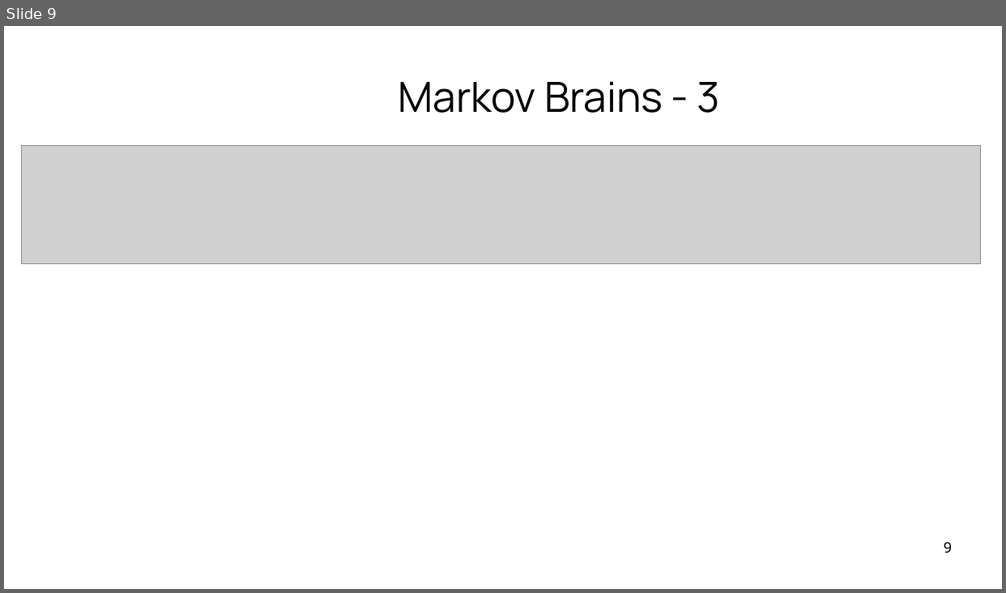
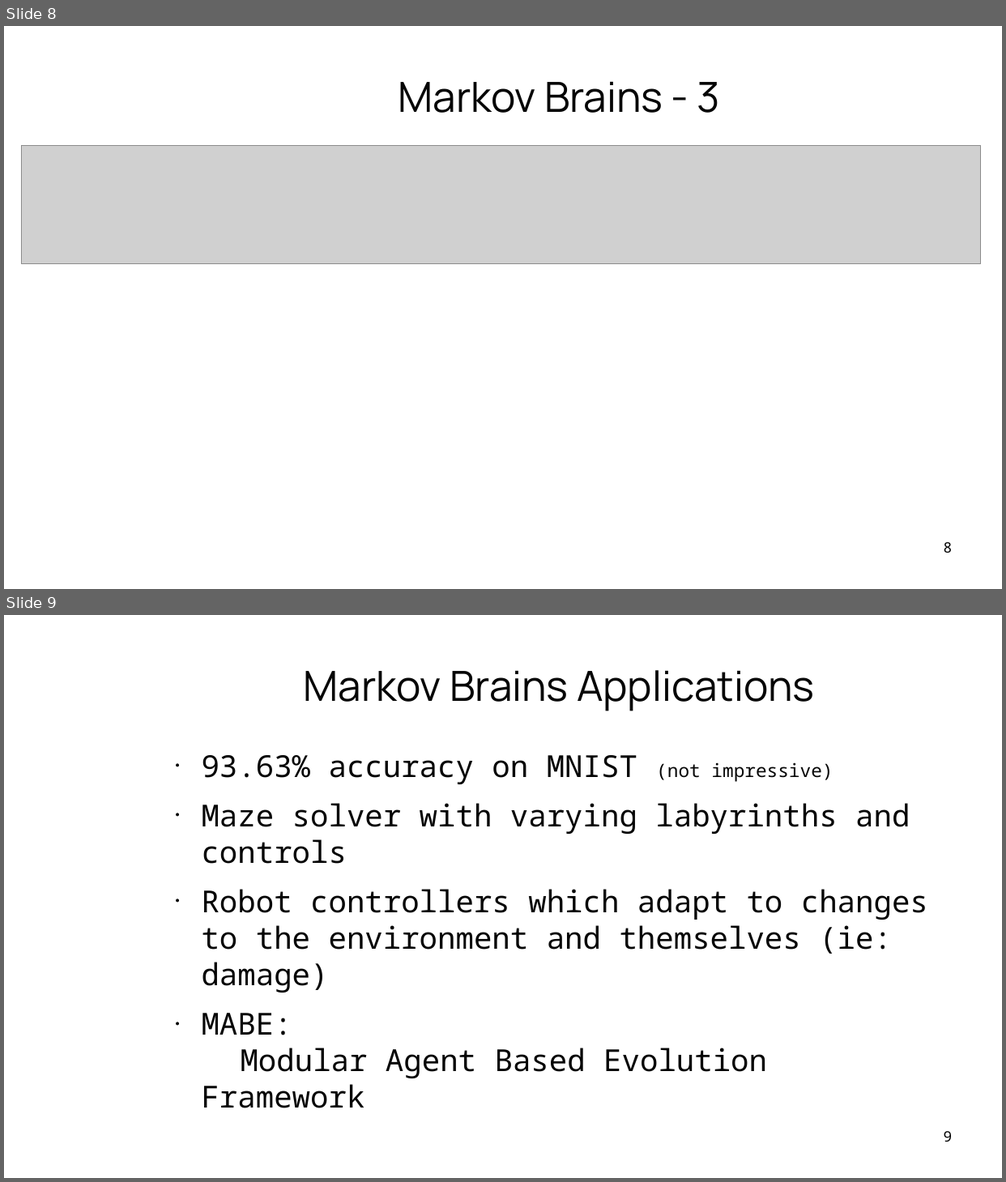
Before and after one commit to trougnouf/lingi2369, a slide deck: presentation.odp. Shown one above the other, each under a label of ours: slide 9 before the commit, slides 8 and 9 after it. The pictures are 1006x593 and 1006x1182 pixels, drawn with LibreOffice and Linux fonts; fonts in the diff are those of the drawing; grey boxes stand for pictures; background and template pictures are left out. Boxes give left, top, right and bottom in pixels: in the first picture for what was removed or moved away, otherwise in the second. Text is boxed around its words. In the diff, an @@ line names an element or a change of style, - is before the commit and + after.

```diff
--- a/presentation.odp
+++ b/presentation.odp
@@ slide 9 added at <box>4,615,1002,1178</box>, background picture (left out) @@
@@ title added at <box>304,670,815,711</box>, 40.6 pt, text #050505 @@
+Markov Brains Applications
@@ text added at <box>202,755,928,1078</box>, 29.6 pt, text #050505 @@
+● 93.63% accuracy on MNIST (not impressive)
+● Maze solver with varying labyrinths and controls
+● Robot controllers which adapt to changes to the environment and themselves (ie: damage)
+● MABE:
+  Modular Agent Based Evolution Framework
@@ page number added at <box>944,1131,953,1142</box>, 14 pt, text #000000 @@
+9
@@ what was slide 9 is now slide 8 @@
@@ page number at <box>944,542,953,552</box>: text changed @@
-9
+8
```
Also in this commit, not shown: 4 slides changed, 4 other slides added, 4 slides removed, 3 other files.
